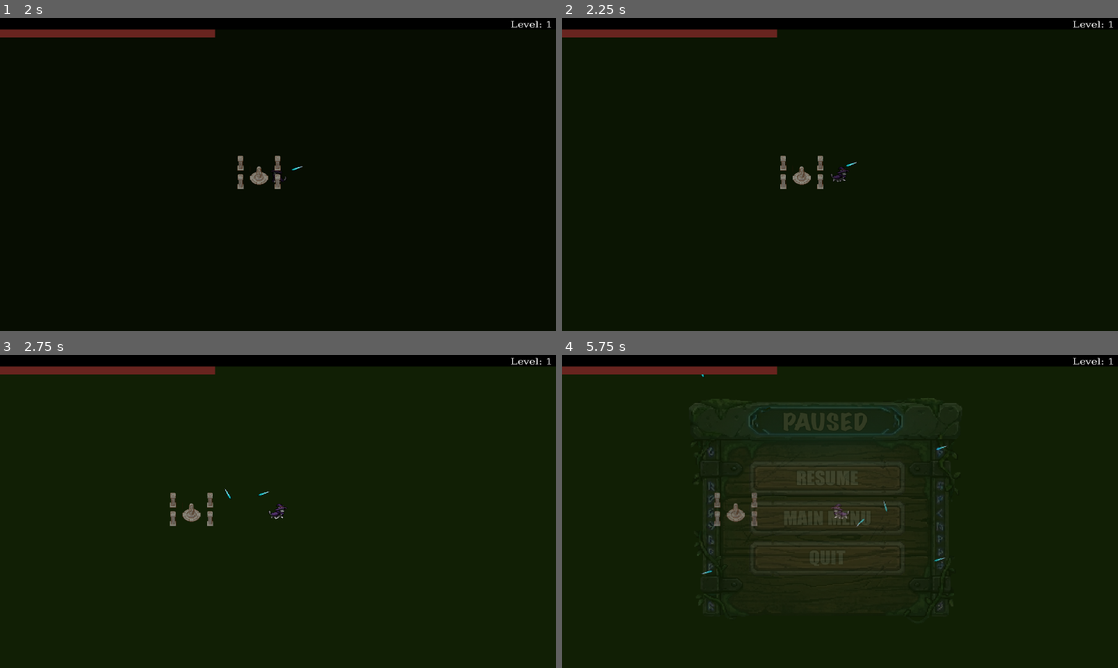
Above: before the commit, frames 1-4 (two rows, left to right).
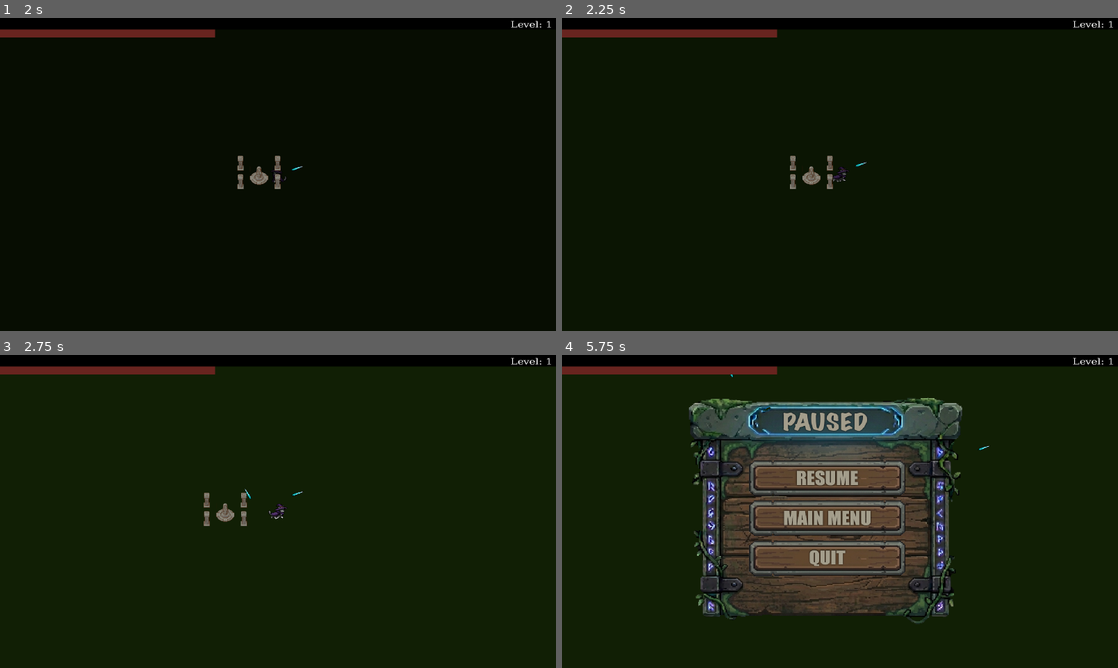
Above: after the commit, the same moments.

Repository: Ateoyu/Magicats
Game: Godot game, scene res://scenes/menu/mainMenu.tscn
The game is run twice, just before and just after one commit, with the same random seed, the same clock (stepped at 60 frames per second) and the same inputs.
Inputs (mouse positions are in pixels of both pictures, inside the frame that each line leads up to):
- Up to frame 1 (2 s): click (278, 177) at 0.5 s; click (278, 177) at 1.25 s
- Up to frame 2 (2.25 s): tap Enter at 2 s; move the mouse to (962, 158) at 2.02 s; hold D (move_right) from 2.03 s (still down); click (962, 158) at 2.17 s
- Up to frame 3 (2.75 s): keep holding D (move_right)
- Up to frame 4 (5.75 s): move the mouse to (728, 527) at 2.77 s; release D (move_right) at 2.78 s; hold Down (move_down) 2.78-3.53 s; click (728, 527) at 2.92 s; move the mouse to (895, 442) at 3.52 s; hold D (move_right) 3.53-4.28 s; click (895, 442) at 3.67 s; move the mouse to (812, 574) at 4.27 s; hold W (move_up) 4.28-5.03 s; click (812, 574) at 4.42 s; move the mouse to (1006, 558) at 5.02 s; hold A (move_left) from 5.03 s (still down); click (1006, 558) at 5.17 s; tap Escape (pause) at 5.65 s

Frame 1 is identical in both runs. In frame 2, 0.6% of the frame differs, in the area x 39-55%, y 44-55%; in frame 3, 0.6%; in frame 4, 25%, in the area x 22-77%, y 6-86%.

Commit message:
Add levelling up mechanic

Diff:
--- a/death_menu.gdshader
+++ /dev/null
@@ -1,9 +0,0 @@
-shader_type canvas_item;
-uniform sampler2D SCREEN_TEXTURE: hint_screen_texture, filter_linear_mipmap;
-
-uniform float lod: hint_range(0.0, 5) = 0.0;
-
-void fragment(){
-	vec4 color = texture(SCREEN_TEXTURE, SCREEN_UV, lod);
-	COLOR = color;
-}
--- a/pause_menu.gdshader
+++ /dev/null
@@ -1,9 +0,0 @@
-shader_type canvas_item;
-uniform sampler2D SCREEN_TEXTURE: hint_screen_texture, filter_linear_mipmap;
-
-uniform float lod: hint_range(0.0, 5) = 0.0;
-
-void fragment(){
-	vec4 color = texture(SCREEN_TEXTURE, SCREEN_UV, lod);
-	COLOR = color;
-}
--- a/scenes/game.tscn
+++ b/scenes/game.tscn
@@ -161,6 +161,7 @@
 player = NodePath("../../Player")
 
 [node name="LevelUpMenu" parent="CanvasLayer" unique_id=1672626486 instance=ExtResource("6_vtaks")]
+unique_name_in_owner = true
 
 [node name="Layer0" type="TileMapLayer" parent="." unique_id=234565971]
 tile_map_data = PackedByteArray(0, 0, 1, 0, 1, 0, 0, 0, 11, 0, 8, 0, 0, 0, 251, 255, 2, 0, 0, 0, 11, 0, 5, 0, 0, 0, 251, 255, 252, 255, 0, 0, 11, 0, 5, 0, 0, 0, 7, 0, 2, 0, 0, 0, 11, 0, 5, 0, 0, 0, 7, 0, 252, 255, 0, 0, 11, 0, 5, 0, 0, 0)
--- a/scenes/menu/deathMenu.tscn
+++ b/scenes/menu/deathMenu.tscn
@@ -2,52 +2,10 @@
 
 [ext_resource type="Script" uid="uid://ewtajg741ao6" path="res://scripts/UI/death_menu.gd" id="1_jdd88"]
 [ext_resource type="Texture2D" uid="uid://bnrg32iya4v6t" path="res://assets/PopupMenu/death_backsplash.png" id="2_gpd6k"]
-[ext_resource type="Shader" uid="uid://bj4yie4c36orr" path="res://death_menu.gdshader" id="2_u8oxg"]
 [ext_resource type="Texture2D" uid="uid://ug2teeb183kn" path="res://assets/PopupMenu/ButtonsDefault/restartDefault.png" id="3_v0asp"]
 [ext_resource type="Texture2D" uid="uid://cm6b2vmdy3t31" path="res://assets/PopupMenu/ButtonsHighlighted/restartHighlighted.png" id="4_qnccg"]
 [ext_resource type="Texture2D" uid="uid://bomu42lm0njq7" path="res://assets/PopupMenu/ButtonsDefault/mainMenuDefault.png" id="5_625lk"]
 [ext_resource type="Texture2D" uid="uid://07ca2drk84km" path="res://assets/PopupMenu/ButtonsHighlighted/mainMenuHighlighted.png" id="6_h1fr3"]
-
-[sub_resource type="ShaderMaterial" id="ShaderMaterial_2yfuu"]
-shader = ExtResource("2_u8oxg")
-shader_parameter/lod = 0.0
-
-[sub_resource type="Animation" id="Animation_u8oxg"]
-length = 0.001
-tracks/0/type = "value"
-tracks/0/imported = false
-tracks/0/enabled = true
-tracks/0/path = NodePath("ColorRect:material:shader_parameter/lod")
-tracks/0/interp = 1
-tracks/0/loop_wrap = true
-tracks/0/keys = {
-"times": PackedFloat32Array(0),
-"transitions": PackedFloat32Array(1),
-"update": 0,
-"values": [0.0]
-}
-
-[sub_resource type="Animation" id="Animation_2yfuu"]
-resource_name = "blur"
-length = 0.46666667
-tracks/0/type = "value"
-tracks/0/imported = false
-tracks/0/enabled = true
-tracks/0/path = NodePath("ColorRect:material:shader_parameter/lod")
-tracks/0/interp = 1
-tracks/0/loop_wrap = true
-tracks/0/keys = {
-"times": PackedFloat32Array(0, 0.3),
-"transitions": PackedFloat32Array(1, 1),
-"update": 0,
-"values": [0.0, 0.886000042085]
-}
-
-[sub_resource type="AnimationLibrary" id="AnimationLibrary_8q2ef"]
-_data = {
-&"RESET": SubResource("Animation_u8oxg"),
-&"blur": SubResource("Animation_2yfuu")
-}
 
 [node name="DeathMenu" type="Control" unique_id=1957216197]
 process_mode = 3
@@ -97,14 +55,5 @@
 texture_normal = ExtResource("5_625lk")
 texture_hover = ExtResource("6_h1fr3")
 
-[node name="ColorRect" type="ColorRect" parent="." unique_id=1516894436]
-material = SubResource("ShaderMaterial_2yfuu")
-layout_mode = 0
-offset_right = 40.0
-offset_bottom = 40.0
-
-[node name="AnimationPlayer" type="AnimationPlayer" parent="." unique_id=1303604500]
-libraries/ = SubResource("AnimationLibrary_8q2ef")
-
 [connection signal="pressed" from="LevelUpPanel/ButtonManager/Restart" to="." method="_on_restart_pressed"]
 [connection signal="pressed" from="LevelUpPanel/ButtonManager/Main Menu" to="." method="_on_main_menu_pressed"]
--- a/scenes/menu/levelUpMenu.tscn
+++ b/scenes/menu/levelUpMenu.tscn
@@ -1,25 +1,19 @@
 [gd_scene format=3 uid="uid://5ag2gqi6rtq1"]
 
+[ext_resource type="Script" uid="uid://dtsqeciait5jv" path="res://scripts/UI/level_up_menu.gd" id="1_756vm"]
 [ext_resource type="Texture2D" uid="uid://xfbs7nmy1o30" path="res://assets/PopupMenu/level_up_backsplash.png" id="1_eedwy"]
 
-[sub_resource type="GDScript" id="GDScript_eedwy"]
-script/source = "extends Control
-
-func _ready() -> void:
-	self.hide()
-"
-
 [node name="LevelUpMenu" type="Control" unique_id=1672626486]
+process_mode = 3
 layout_mode = 3
 anchors_preset = 15
 anchor_right = 1.0
 anchor_bottom = 1.0
 grow_horizontal = 2
 grow_vertical = 2
-script = SubResource("GDScript_eedwy")
+script = ExtResource("1_756vm")
 
 [node name="LevelUpPanel" type="TextureRect" parent="." unique_id=1061868967]
-visible = false
 layout_mode = 1
 anchors_preset = 8
 anchor_left = 0.5
@@ -36,9 +30,15 @@
 texture = ExtResource("1_eedwy")
 
 [node name="UpgradeOptions" type="VBoxContainer" parent="LevelUpPanel" unique_id=1262124721]
-unique_name_in_owner = true
-layout_mode = 0
-offset_left = -138.97742
-offset_top = -162.7111
-offset_right = -42.977417
-offset_bottom = -34.711105
+light_mask = 16
+visibility_layer = 16
+layout_mode = 1
+anchors_preset = -1
+anchor_left = 0.45100003
+anchor_top = 0.27
+anchor_right = 0.45100003
+anchor_bottom = 0.27
+offset_left = -71.88951
+offset_top = 2.9033508
+offset_right = 178.39014
+offset_bottom = 322.9688
--- a/scenes/menu/pauseMenu.tscn
+++ b/scenes/menu/pauseMenu.tscn
@@ -1,6 +1,5 @@
 [gd_scene format=3 uid="uid://c201kqm66rjry"]
 
-[ext_resource type="Shader" uid="uid://dlt7iso3hpytb" path="res://pause_menu.gdshader" id="1_qeqa7"]
 [ext_resource type="Script" uid="uid://bhuxd2g4365tt" path="res://scripts/UI/pause_menu.gd" id="1_r5qvj"]
 [ext_resource type="Texture2D" uid="uid://dieyqshddux6m" path="res://assets/PopupMenu/paused_backsplash.png" id="3_2rsru"]
 [ext_resource type="Texture2D" uid="uid://h6msqtwiybkk" path="res://assets/PopupMenu/ButtonsDefault/resumeDefault.png" id="4_ttg34"]
@@ -9,70 +8,6 @@
 [ext_resource type="Texture2D" uid="uid://07ca2drk84km" path="res://assets/PopupMenu/ButtonsHighlighted/mainMenuHighlighted.png" id="7_1afwy"]
 [ext_resource type="Texture2D" uid="uid://q2lloph1x2af" path="res://assets/PopupMenu/ButtonsDefault/quitDefault.png" id="8_eypti"]
 [ext_resource type="Texture2D" uid="uid://bm8c3kn3i4334" path="res://assets/PopupMenu/ButtonsHighlighted/quitHighlighted.png" id="9_7wjqf"]
-
-[sub_resource type="ShaderMaterial" id="ShaderMaterial_nwcfo"]
-shader = ExtResource("1_qeqa7")
-shader_parameter/lod = 0.0
-
-[sub_resource type="Animation" id="Animation_bcaeg"]
-length = 0.8333333
-tracks/0/type = "value"
-tracks/0/imported = false
-tracks/0/enabled = true
-tracks/0/path = NodePath("ColorRect:material:shader_parameter/lod")
-tracks/0/interp = 1
-tracks/0/loop_wrap = true
-tracks/0/keys = {
-"times": PackedFloat32Array(0),
-"transitions": PackedFloat32Array(1),
-"update": 0,
-"values": [0.0]
-}
-tracks/1/type = "value"
-tracks/1/imported = false
-tracks/1/enabled = true
-tracks/1/path = NodePath("PanelContainer:modulate")
-tracks/1/interp = 1
-tracks/1/loop_wrap = true
-tracks/1/keys = {
-"times": PackedFloat32Array(0),
-"transitions": PackedFloat32Array(1),
-"update": 0,
-"values": [Color(1, 1, 1, 1)]
-}
-
-[sub_resource type="Animation" id="Animation_8x1jc"]
-resource_name = "blur"
-tracks/0/type = "value"
-tracks/0/imported = false
-tracks/0/enabled = true
-tracks/0/path = NodePath("ColorRect:material:shader_parameter/lod")
-tracks/0/interp = 1
-tracks/0/loop_wrap = true
-tracks/0/keys = {
-"times": PackedFloat32Array(0, 0.3),
-"transitions": PackedFloat32Array(1, 1),
-"update": 0,
-"values": [0.0, 0.850000040375]
-}
-tracks/1/type = "value"
-tracks/1/imported = false
-tracks/1/enabled = true
-tracks/1/path = NodePath("PanelContainer:modulate")
-tracks/1/interp = 1
-tracks/1/loop_wrap = true
-tracks/1/keys = {
-"times": PackedFloat32Array(0, 0.3),
-"transitions": PackedFloat32Array(1, 1),
-"update": 0,
-"values": [Color(1, 1, 1, 0), Color(1, 1, 1, 1)]
-}
-
-[sub_resource type="AnimationLibrary" id="AnimationLibrary_3lcxj"]
-_data = {
-&"RESET": SubResource("Animation_bcaeg"),
-&"blur": SubResource("Animation_8x1jc")
-}
 
 [node name="PauseMenu" type="Control" unique_id=1004427110]
 process_mode = 3
@@ -83,12 +18,6 @@
 grow_horizontal = 2
 grow_vertical = 2
 script = ExtResource("1_r5qvj")
-
-[node name="ColorRect" type="ColorRect" parent="." unique_id=911629539]
-material = SubResource("ShaderMaterial_nwcfo")
-layout_mode = 0
-offset_right = 1152.0
-offset_bottom = 648.0
 
 [node name="PanelContainer" type="TextureRect" parent="." unique_id=650021452]
 layout_mode = 1
@@ -138,9 +67,6 @@
 texture_normal = ExtResource("8_eypti")
 texture_hover = ExtResource("9_7wjqf")
 
-[node name="AnimationPlayer" type="AnimationPlayer" parent="." unique_id=2002200047]
-libraries/ = SubResource("AnimationLibrary_3lcxj")
-
 [connection signal="pressed" from="PanelContainer/ButtonManager/Resume" to="." method="_on_resume_pressed"]
 [connection signal="pressed" from="PanelContainer/ButtonManager/Main Menu" to="." method="_on_main_menu_pressed"]
 [connection signal="pressed" from="PanelContainer/ButtonManager/Quit" to="." method="_on_quit_pressed"]
--- /dev/null
+++ b/scenes/menu/upgradeOption.tscn
@@ -0,0 +1,44 @@
+[gd_scene format=3 uid="uid://cpcd5q7jth03p"]
+
+[ext_resource type="Script" uid="uid://blsamcxt4ub1f" path="res://scripts/UI/upgrade_option.gd" id="1_7iuiw"]
+
+[node name="UpgradeOption" type="ColorRect" unique_id=394927220]
+light_mask = 16
+visibility_layer = 16
+custom_minimum_size = Vector2(185, 65)
+anchors_preset = 15
+anchor_right = 1.0
+anchor_bottom = 1.0
+offset_right = -967.0
+offset_bottom = -583.0
+grow_horizontal = 2
+grow_vertical = 2
+color = Color(0.30448082, 0.30587727, 0.3096956, 1)
+script = ExtResource("1_7iuiw")
+
+[node name="UpgradeIcon" type="ColorRect" parent="." unique_id=1018007190]
+layout_mode = 0
+offset_left = 6.0
+offset_top = 5.0
+offset_right = 40.0
+offset_bottom = 39.0
+color = Color(0, 0, 0, 1)
+
+[node name="UpgradeName" type="Label" parent="." unique_id=723217474]
+layout_mode = 0
+offset_left = 45.0
+offset_top = 3.0
+offset_right = 149.0
+offset_bottom = 26.0
+text = "Name"
+
+[node name="UpgradeDescription" type="Label" parent="." unique_id=1736774944]
+layout_mode = 0
+offset_left = 46.0
+offset_top = 28.0
+offset_right = 139.0
+offset_bottom = 51.0
+scale = Vector2(0.55587834, 0.55587834)
+text = "Description"
+
+[connection signal="gui_input" from="." to="." method="_on_gui_input"]
--- a/scenes/player.tscn
+++ b/scenes/player.tscn
@@ -3,6 +3,9 @@
 [ext_resource type="Texture2D" uid="uid://ue1wepqb6116" path="res://assets/mainCatSpriteSheet.png" id="1_3vyb7"]
 [ext_resource type="Script" uid="uid://c3ubxpp10k6x6" path="res://scripts/player.gd" id="1_g2els"]
 [ext_resource type="Script" uid="uid://umwf45j2j6o1" path="res://scripts/spell/spell_manager.gd" id="3_qhqgy"]
+[ext_resource type="Script" uid="uid://ceks2bym8j0sn" path="res://scripts/spell/spell.gd" id="4_tuyoq"]
+[ext_resource type="Script" uid="uid://m4aj3u47odr6" path="res://scripts/spell/ice_spear.gd" id="5_fjrip"]
+[ext_resource type="Script" path="res://scripts/spell/lightning_strike.gd" id="6_smehm"]
 
 [sub_resource type="AtlasTexture" id="AtlasTexture_qlg0r"]
 atlas = ExtResource("1_3vyb7")
@@ -59,6 +62,13 @@
 [sub_resource type="CircleShape2D" id="CircleShape2D_gmlin"]
 radius = 15.0
 
+[sub_resource type="Resource" id="Resource_ur7pv"]
+script = ExtResource("5_fjrip")
+metadata/_custom_type_script = "uid://m4aj3u47odr6"
+
+[sub_resource type="Resource" id="Resource_y4r1p"]
+script = ExtResource("6_smehm")
+
 [sub_resource type="RectangleShape2D" id="RectangleShape2D_qhqgy"]
 size = Vector2(2880, 1620)
 
@@ -97,6 +107,7 @@
 [node name="SpellManager" type="Node2D" parent="." unique_id=1496071666]
 unique_name_in_owner = true
 script = ExtResource("3_qhqgy")
+all_available_spells = Array[ExtResource("4_tuyoq")]([SubResource("Resource_ur7pv"), SubResource("Resource_y4r1p")])
 
 [node name="EnemyDetectionArea" type="Area2D" parent="." unique_id=1584923687]
 collision_layer = 4
--- a/scripts/UI/death_menu.gd
+++ b/scripts/UI/death_menu.gd
@@ -11,12 +11,10 @@
 func _on_player_died():
 	show()
 	get_tree().paused = true
-	$AnimationPlayer.play("blur")
 
 func _on_restart_pressed() -> void:
 	get_tree().paused = false
 	hide()
-	$AnimationPlayer.play_backwards("blur")
 	GameManager.delete_save_file()
 	GameManager.new_game()
 
@@ -24,5 +22,4 @@
 	get_tree().paused = false
 	GameManager.delete_save_file()
 	hide()
-	$AnimationPlayer.play_backwards("blur")
 	get_tree().change_scene_to_file("res://scenes/menu/mainMenu.tscn")
--- a/scripts/UI/level_up_menu.gd
+++ b/scripts/UI/level_up_menu.gd
@@ -1,11 +1,14 @@
 extends Control
 
+func _ready() -> void:
+	hide()
+	process_mode = Node.PROCESS_MODE_ALWAYS
+	ExperienceManager.player_levelled_up.connect(_on_player_levelled_up)
+	ExperienceManager.selected_upgrade.connect(_on_selected_upgrade)
 
-# Called when the node enters the scene tree for the first time.
-func _ready() -> void:
-	pass # Replace with function body.
+func _on_player_levelled_up():
+	ExperienceManager.show_upgrade_choices()
+	show()
 
-
-# Called every frame. 'delta' is the elapsed time since the previous frame.
-func _process(delta: float) -> void:
-	pass
+func _on_selected_upgrade(upgrade: Upgrade):
+	hide()
--- a/scripts/UI/pause_menu.gd
+++ b/scripts/UI/pause_menu.gd
@@ -1,4 +1,6 @@
 extends Control
+
+@onready var level_up_menu: Control = %LevelUpMenu
 
 func _ready():
 	hide()
@@ -6,6 +8,9 @@
 
 func _input(event):
 	if event.is_action_pressed("ui_cancel") or event.is_action_pressed("pause"):
+		if level_up_menu.visible:
+			return
+
 		if get_tree().paused:
 			resume()
 		else:
@@ -14,12 +19,10 @@
 func resume():
 	hide()
 	get_tree().paused = false
-	$AnimationPlayer.play_backwards("blur")
 
 func pause():
 	show()
 	get_tree().paused = true
-	$AnimationPlayer.play("blur")
 
 func _on_resume_pressed() -> void:
 	resume()
--- /dev/null
+++ b/scripts/UI/upgrade_option.gd
@@ -0,0 +1,19 @@
+extends ColorRect
+
+signal selected(upgrade: Upgrade)
+
+@onready var upgrade_icon: ColorRect = $UpgradeIcon
+@onready var upgrade_name: Label = $UpgradeName
+@onready var upgrade_description: Label = $UpgradeDescription
+
+var upgrade_data: Upgrade
+
+func setup(upgrade: Upgrade) -> void:
+	upgrade_data = upgrade
+	#upgrade_icon.texture = upgrade.upgrade_icon
+	upgrade_name.text = upgrade.upgrade_name
+	upgrade_description.text = upgrade.upgrade_description
+
+func _on_gui_input(event: InputEvent) -> void:
+	if event is InputEventMouseButton and event.button_index == MOUSE_BUTTON_LEFT and event.pressed:
+		selected.emit(upgrade_data)
--- a/scripts/game.gd
+++ b/scripts/game.gd
@@ -13,9 +13,7 @@
 	GameManager.set_loot_base(loot_base)
 	ExperienceManager.set_level_up_panel(level_up_panel)
 	ExperienceManager.set_upgrade_options(upgrade_options)
-#	########## PURELY DEBUG - CAN DELETE LATER ##########
-	print(ExperienceManager.check_if_level_up_is_null())
-	print(ExperienceManager.check_if_upgrade_options_is_null())
+	ExperienceManager.set_player(player)
 
 	if GameManager.has_save_file():
 		GameManager.load_game()
--- a/scripts/loot/experience_manager.gd
+++ b/scripts/loot/experience_manager.gd
@@ -1,6 +1,8 @@
 extends Node
 
 signal update_experience_bar
+signal player_levelled_up
+signal selected_upgrade(upgrade: Upgrade)
 
 var experience: int = 0
 var experience_level: int = 1
@@ -8,16 +10,10 @@
 
 var level_up_panel: TextureRect = null
 var upgrade_options: VBoxContainer = null
+var player: Player = null
 
-func _ready():
-	if level_up_panel == null:
-		print("Panel null at _ready.")
-	else:
-		print("Panel not null at _ready.")
-	if upgrade_options == null:
-		print("Upgrade options null at _ready.")
-	else:
-		print("Upgrade options not null at _ready.")
+var available_upgrades: Array[Upgrade] = []
+var current_upgrade_options: Array[Upgrade] = []
 
 func add_experience(amount: int) -> void:
 	var experience_required: int = calculate_experience_cap()
@@ -26,7 +22,7 @@
 	if experience + collected_experience >= experience_required:
 		collected_experience -= experience_required - experience
 		experience_level += 1
-		update_experience_bar.emit()
+		level_up()
 		experience = 0
 		experience_required = calculate_experience_cap()
 		add_experience(0)
@@ -46,21 +42,97 @@
 		experience_cap = 255 + (experience_level - 39) * 12
 	return experience_cap
 
-func set_level_up_panel(panel: TextureRect) -> void:
-	self.level_up_panel = panel
+func set_level_up_panel(p: TextureRect) -> void:
+	self.level_up_panel = p
 
-func set_upgrade_options(options: VBoxContainer) -> void:
-	self.upgrade_options = options
+func set_upgrade_options(o: VBoxContainer) -> void:
+	self.upgrade_options = o
 
-#	########## PURELY DEBUG - CAN DELETE LATER ##########
-func check_if_level_up_is_null() -> String:
-	if level_up_panel == null:
-		return "Panel is null"
-	else:
-		return "Panel is NOT null"
+func set_player(p: Player) -> void:
+	self.player = p
 
-func check_if_upgrade_options_is_null() -> String:
-	if upgrade_options == null:
-		return "Upgrade options is null"
-	else:
-		return "Upgrade options is NOT null"
+func level_up() -> void:
+	update_experience_bar.emit()
+	get_tree().paused = true
+	player_levelled_up.emit()
+
+func show_upgrade_choices() -> void:
+	current_upgrade_options.clear()
+
+	var possible_upgrades = get_possible_upgrades()
+
+	possible_upgrades.shuffle()
+	for i in range(min(3, possible_upgrades.size())):
+		current_upgrade_options.append(possible_upgrades[i])
+
+	populate_upgrade_options()
+
+func populate_upgrade_options():
+	for child in upgrade_options.get_children():
+		child.queue_free()
+
+	var scene_path = preload("res://scenes/menu/upgradeOption.tscn")
+	for upgrade_option in current_upgrade_options:
+		var upgrade_option_instance = scene_path.instantiate()
+		upgrade_options.add_child(upgrade_option_instance)
+
+		upgrade_option_instance.setup(upgrade_option)
+
+		upgrade_option_instance.selected.connect(_on_selected_upgrade)
+
+func _on_selected_upgrade(upgrade: Upgrade) -> void:
+	apply_upgrade(upgrade)
+	get_tree().paused = false
+
+func apply_upgrade(upgrade: Upgrade) -> void:
+	match upgrade.upgrade_type:
+		"heal":
+			player.heal(upgrade.upgrade_value)
+		"max_health":
+			player.max_health += upgrade.upgrade_value
+		"spell_upgrade":
+			player.spell_manager.upgrade_spell(upgrade.upgrade_value)
+		"speed":
+			player.movement_speed += upgrade.upgrade_value
+	selected_upgrade.emit(upgrade)
+
+func get_possible_upgrades() -> Array[Upgrade]:
+	var upgrades: Array[Upgrade] = []
+
+	var heal_upgrade = Upgrade.new()
+	heal_upgrade.upgrade_name = "Heal"
+	heal_upgrade.upgrade_description = "Restore 50 HP"
+	heal_upgrade.upgrade_type = "heal"
+	heal_upgrade.upgrade_value = 50
+	upgrades.append(heal_upgrade)
+
+	var hp_upgrade = Upgrade.new()
+	hp_upgrade.upgrade_name = "Vitality"
+	hp_upgrade.upgrade_description = "Increase max HP by 20"
+	hp_upgrade.upgrade_type = "max_health"
+	hp_upgrade.upgrade_value = 20
+	upgrades.append(hp_upgrade)
+
+	var speed_upgrade = Upgrade.new()
+	speed_upgrade.upgrade_name = "Haste"
+	speed_upgrade.upgrade_description = "Increase movement speed by 50"
+	speed_upgrade.upgrade_type = "speed"
+	speed_upgrade.upgrade_value = 50
+	upgrades.append(speed_upgrade)
+
+	var available_spells = player.spell_manager.get_upgradable_spells()
+
+	for spell in available_spells:
+		var spell_upgrade = Upgrade.new()
+		spell_upgrade.upgrade_name = spell.name
+		spell_upgrade.upgrade_type = "spell_upgrade"
+		spell_upgrade.upgrade_value = spell
+
+		if spell.level == 0:
+			spell_upgrade.upgrade_description = "Unlock " + spell.name
+		else:
+			spell_upgrade.upgrade_description = "Level up "  + spell.name + " to Level " + str(spell.level + 1)
+
+		upgrades.append(spell_upgrade)
+
+	return upgrades
--- /dev/null
+++ b/scripts/loot/upgrades/upgrade.gd
@@ -0,0 +1,8 @@
+extends Resource
+class_name Upgrade
+
+@export var upgrade_name: String
+@export var upgrade_description: String
+@export var upgrade_icon: Texture2D
+@export var upgrade_type: String
+@export var upgrade_value: Variant
--- a/scripts/player.gd
+++ b/scripts/player.gd
@@ -5,7 +5,7 @@
 signal health_changed
 signal update_experience_bar
 
-@export var movement_speed: float = 500
+@export var movement_speed: float = 250
 @export var max_health: int = 100
 @onready var current_health: int = max_health
 @onready var sprite: AnimatedSprite2D = %sprite
--- a/scripts/spell/ice_spear.gd
+++ b/scripts/spell/ice_spear.gd
@@ -6,8 +6,8 @@
 var projectile_hp: int
 var ice_spear_projectile: PackedScene = preload("res://scenes/spell/iceSpear.tscn")
 
-func _init(p_spell_manager: Node2D, p_player: CharacterBody2D) -> void:
-	super(1, 5, 0.75, p_spell_manager, p_player)
+func _init(p_spell_manager: Node2D = null, p_player: CharacterBody2D = null) -> void:
+	super("Ice Spear", 1, 5, 0.75, p_spell_manager, p_player)
 	self.velocity = 250
 	self.projectile_count = 1
 	self.projectile_hp = 1
--- a/scripts/spell/lightning_strike.gd
+++ b/scripts/spell/lightning_strike.gd
@@ -5,8 +5,8 @@
 var aoe_radius: float
 var lightning_projectile: PackedScene = preload("res://scenes/spell/lightningStrike.tscn")
 
-func _init(p_spell_manager: Node2D, p_player: CharacterBody2D) -> void:
-	super(1, 10, 2.0, p_spell_manager, p_player)
+func _init(p_spell_manager: Node2D = null, p_player: CharacterBody2D = null) -> void:
+	super("Lightning Strike", 1, 10, 2.0, p_spell_manager, p_player)
 	self.projectile_count = 3
 	self.aoe_radius = 50.0
 
--- a/scripts/spell/spell.gd
+++ b/scripts/spell/spell.gd
@@ -2,6 +2,7 @@
 class_name Spell
 extends Resource
 
+var name: String
 var level: int = 1
 var damage: int
 var cooldown: float
@@ -10,7 +11,8 @@
 var spell_manager: Node2D
 var player: CharacterBody2D
 
-func _init(p_level: int, p_damage: int, p_cooldown: float, p_spell_manager: Node2D, p_player: CharacterBody2D) -> void:
+func _init(p_name: String, p_level: int, p_damage: int, p_cooldown: float, p_spell_manager: Node2D = null, p_player: CharacterBody2D = null) -> void:
+	self.name = p_name
 	self.level = p_level
 	self.damage = p_damage
 	self.cooldown = p_cooldown
--- a/scripts/spell/spell_manager.gd
+++ b/scripts/spell/spell_manager.gd
@@ -2,13 +2,15 @@
 extends Node2D
 
 @onready var player: Node = get_parent()
+
+@export var all_available_spells: Array[Spell] = []
 var equipped_spells: Array[Spell] = []
 
 func _ready() -> void:
 	var ice_spear: IceSpear = IceSpear.new(self, player)
 	equipped_spells.append(ice_spear)
 	var lightning_strike: LightningStrike = LightningStrike.new(self, player)
-	#equipped_spells.append(lightning_strike)
+	equipped_spells.append(lightning_strike)
 
 func _process(delta: float) -> void:
 	for spell in equipped_spells:
@@ -16,3 +18,13 @@
 		if spell.cooldown_remaining <= 0:
 			spell.cast()
 			spell.cooldown_remaining = spell.cooldown
+
+func get_upgradable_spells() -> Array[Spell]:
+	return all_available_spells.filter(func(spell): return spell.level < 5)
+
+func upgrade_spell(spell: Spell):
+	if spell.level == 0:
+		equipped_spells.append(spell)
+	spell.level += 1
+	print("Spell levelled up")
+	# logic for upgrades..
Not shown, changed: assets/mainMenu/Background.png.import
Not shown, changed: assets/mainMenu/ButtonsDefault/continueDefault.png.import
Not shown, changed: assets/mainMenu/ButtonsDefault/newGameDefault.png.import
Not shown, changed: assets/mainMenu/ButtonsDefault/optionsDefault.png.import
Not shown, changed: assets/mainMenu/ButtonsDefault/quitDefault.png.import
Not shown, changed: assets/mainMenu/ButtonsHighlighted/continueHighlighted.png.import
Not shown, changed: assets/mainMenu/ButtonsHighlighted/newGameHighlighted.png.import
Not shown, changed: assets/mainMenu/ButtonsHighlighted/optionsHighlighted.png.import
Not shown, changed: assets/mainMenu/ButtonsHighlighted/quitHighlighted.png.import
Not shown, removed: death_menu.gdshader.uid
Not shown, removed: pause_menu.gdshader.uid
Not shown, added: scripts/UI/upgrade_option.gd.uid
(and 1 more such lines)
